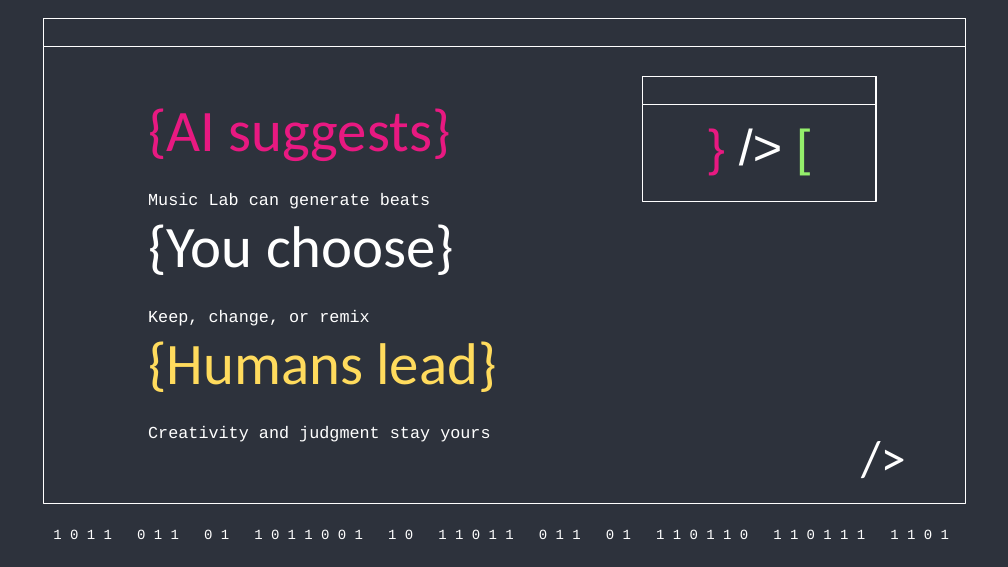
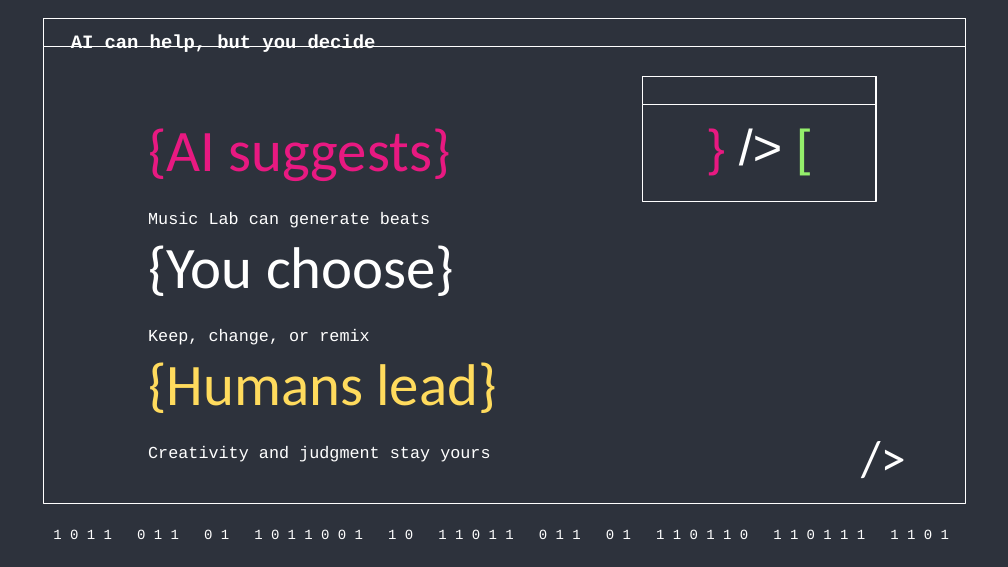
Before and after one commit to aghimir3/KidsComputerScience, a slide deck: slide 21 of 2026-07-11_Intro_to_Computer_Science_Programming/2026-07-11_Intro_to_Computer_Science_Programming.pptx. Drawn at 1008x567 pixels with LibreOffice and Linux fonts; fonts in the diff are those of the drawing. Boxes give left, top, right and bottom in pixels: in the first picture for what was removed or moved away, otherwise in the second. Text is boxed around its words. In the diff, an @@ line names an element or a change of style, - is before the commit and + after.

```diff
--- a/2026-07-11_Intro_to_Computer_Science_Programming/2026-07-11_Intro_to_Computer_Science_Programming.pptx
+++ b/2026-07-11_Intro_to_Computer_Science_Programming/2026-07-11_Intro_to_Computer_Science_Programming.pptx
@@ text added at box(71, 34, 376, 52), 13.5 pt, text #FFFFFF, bold @@
+AI can help, but you decide
@@ title "{AI suggests}": place and size @@
-title "{AI suggests}" at box(148, 108, 451, 161)
+title "{AI suggests}" at box(148, 128, 451, 181)
@@ title "{You choose}": place and size @@
-title "{You choose}" at box(148, 224, 454, 275)
+title "{You choose}" at box(148, 245, 454, 296)
@@ title "{Humans lead}": place and size @@
-title "{Humans lead}" at box(148, 341, 496, 392)
+title "{Humans lead}" at box(148, 362, 496, 413)
@@ 3 subtitles: place and size @@
-3 subtitles at box(148, 193, 490, 442)
+3 subtitles at box(148, 212, 490, 462)
```
Also in this commit, not shown: 15 other slides changed, 1 other file.
